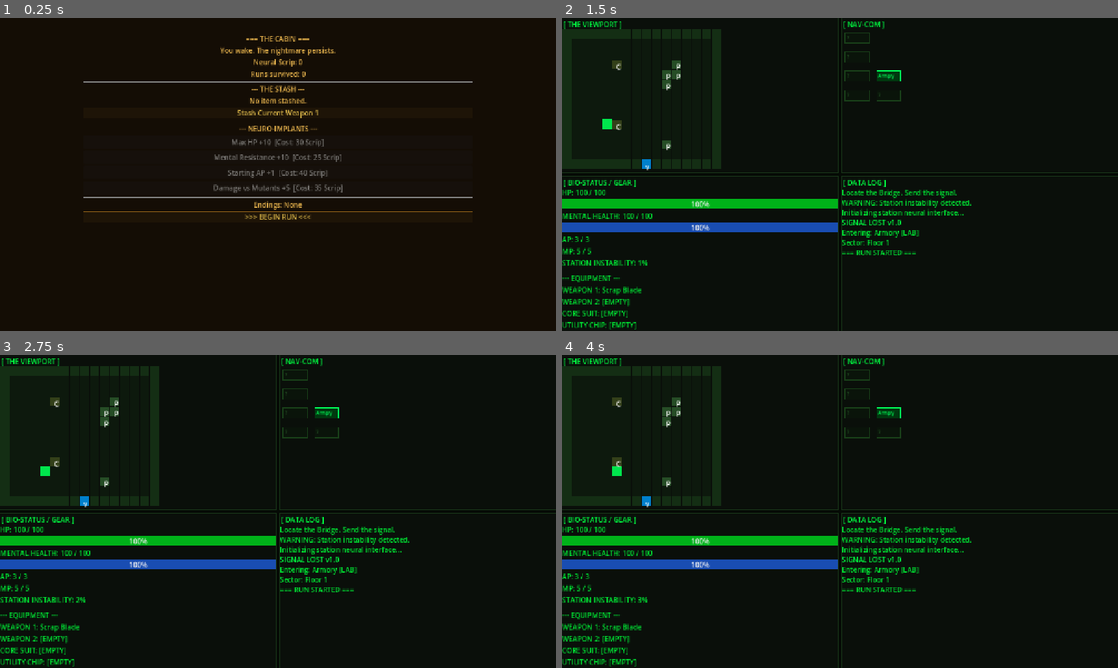
Above: before the commit, frames 1-4 (two rows, left to right).
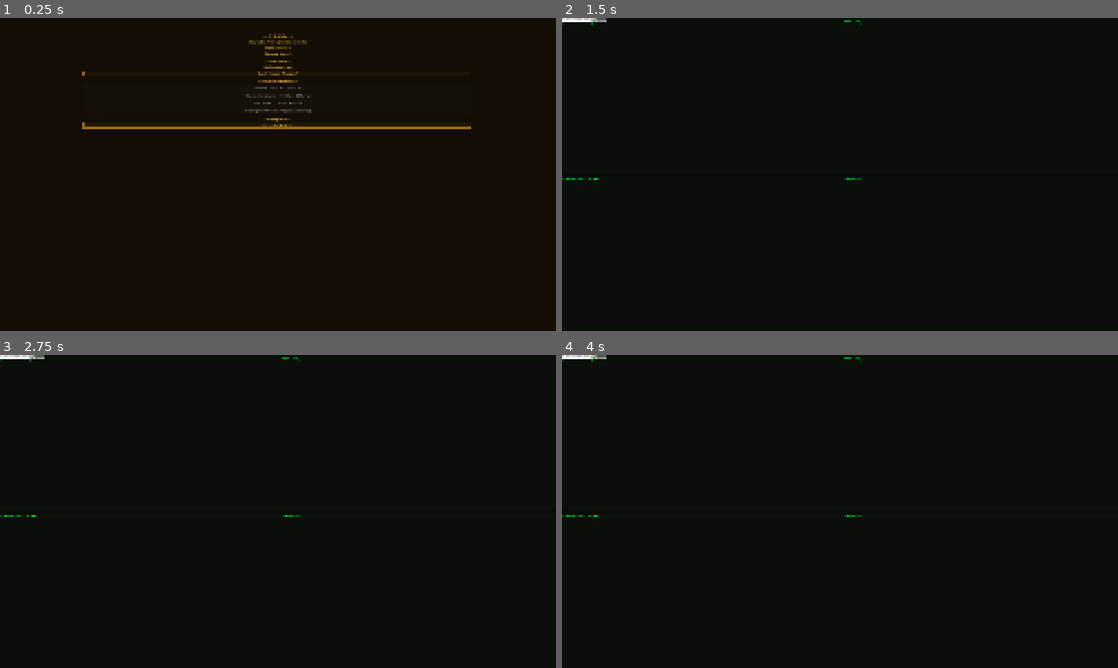
Above: after the commit, the same moments.

Repository: Napo2k/godot-mcp-test
Game: Godot game, scene res://scenes/hub.tscn
Same seed, same stepped clock (60 frames per second), same inputs: the game is played once before the commit and once after it.
Inputs:
- Up to frame 1 (0.25 s): no input
- Up to frame 2 (1.5 s): click ">>> BEGIN RUN <<<" at 0.5 s; tap Enter at 1.25 s; hold D (move_right) from 1.28 s (still down); hold F (attack) from 1.28 s (still down)
- Up to frame 3 (2.75 s): tap Space (end_turn) at 2, 2.1 s; release D (move_right) at 2.03 s; release F (attack) at 2.03 s; hold S (move_down) from 2.03 s (still down)
- Up to frame 4 (4 s): tap Enter at 2.75 s; release S (move_down) at 2.78 s; hold D (move_right) 2.78-3.53 s; hold E (interact) 2.78-3.53 s; tap Space (end_turn) at 3.5 s; hold W (move_up) from 3.53 s (still down); tap G (use_item) at 3.6 s

The runs differ from the first frame. In frame 1, 3.9% of the frame differs, in the area x 14-85%, y 4-65%; in frame 2, 11%, in the area x 0-100%, y 0-100%; in frame 3, 11%; in frame 4, 11%.
Error after the commit: Attempt to call function 'get_children' in base 'null instance' on a null instance. (res://scripts/main.gd:75)

Commit message:
fix: increase window resolution to 2560x1440

Diff:
--- a/project.godot
+++ b/project.godot
@@ -11,9 +11,9 @@
 [application]
 
 config/name="SIGNAL LOST"
+run/main_scene="res://scenes/hub.tscn"
 config/features=PackedStringArray("4.6", "Forward Plus")
 config/icon="res://icon.svg"
-run/main_scene="res://scenes/hub.tscn"
 
 [autoload]
 
@@ -26,11 +26,9 @@
 
 [display]
 
-window/size/viewport_width=1280
-window/size/viewport_height=720
-window/size/resizable=false
+window/size/viewport_width=2560
+window/size/viewport_height=1440
 window/stretch/mode="canvas_items"
-window/stretch/aspect="keep"
 
 [input]
 
--- a/scenes/main.tscn
+++ b/scenes/main.tscn
@@ -1,36 +1,32 @@
-[gd_scene load_steps=2 format=3 uid="uid://slmain001"]
+[gd_scene load_steps=2 format=3]
 
 [ext_resource type="Script" path="res://scripts/main.gd" id="1_main"]
 
 [node name="Main" type="Control"]
+script = ExtResource("1_main")
 layout_mode = 3
 anchors_preset = 15
 anchor_right = 1.0
 anchor_bottom = 1.0
 grow_horizontal = 2
 grow_vertical = 2
-script = ExtResource("1_main")
-
 [node name="Background" type="ColorRect" parent="."]
 layout_mode = 1
 anchors_preset = 15
 anchor_right = 1.0
 anchor_bottom = 1.0
 color = Color(0.02, 0.04, 0.02, 1)
-
 [node name="PaneGrid" type="GridContainer" parent="."]
 layout_mode = 1
 anchors_preset = 15
 anchor_right = 1.0
 anchor_bottom = 1.0
 columns = 2
-
 [node name="PaneA" type="Panel" parent="PaneGrid"]
 layout_mode = 2
 size_flags_horizontal = 3
 size_flags_vertical = 3
-custom_minimum_size = Vector2(640, 360)
-
+custom_minimum_size = Vector2(960, 480)
 [node name="PaneATitle" type="Label" parent="PaneGrid/PaneA"]
 layout_mode = 0
 offset_left = 5.0
@@ -38,21 +34,17 @@
 offset_right = 635.0
 offset_bottom = 25.0
 text = "[ THE VIEWPORT ]"
-
-[node name="PaneAContent" type="Control" parent="PaneGrid/PaneA"]
-name = "PaneAContent"
+[node name="Node" type="Control" parent="PaneGrid/PaneA"]
 layout_mode = 0
 offset_left = 2.0
 offset_top = 28.0
 offset_right = 638.0
 offset_bottom = 358.0
-
 [node name="PaneB" type="Panel" parent="PaneGrid"]
 layout_mode = 2
 size_flags_horizontal = 3
 size_flags_vertical = 3
-custom_minimum_size = Vector2(640, 360)
-
+custom_minimum_size = Vector2(960, 480)
 [node name="PaneBTitle" type="Label" parent="PaneGrid/PaneB"]
 layout_mode = 0
 offset_left = 5.0
@@ -60,21 +52,17 @@
 offset_right = 635.0
 offset_bottom = 25.0
 text = "[ NAV-COM ]"
-
-[node name="PaneBContent" type="Control" parent="PaneGrid/PaneB"]
-name = "PaneBContent"
+[node name="Node" type="Control" parent="PaneGrid/PaneB"]
 layout_mode = 0
 offset_left = 2.0
 offset_top = 28.0
 offset_right = 638.0
 offset_bottom = 358.0
-
 [node name="PaneC" type="Panel" parent="PaneGrid"]
 layout_mode = 2
 size_flags_horizontal = 3
 size_flags_vertical = 3
-custom_minimum_size = Vector2(640, 360)
-
+custom_minimum_size = Vector2(960, 480)
 [node name="PaneCTitle" type="Label" parent="PaneGrid/PaneC"]
 layout_mode = 0
 offset_left = 5.0
@@ -82,80 +70,62 @@
 offset_right = 635.0
 offset_bottom = 25.0
 text = "[ BIO-STATUS / GEAR ]"
-
-[node name="PaneCContent" type="Control" parent="PaneGrid/PaneC"]
-name = "PaneCContent"
+[node name="Node" type="Control" parent="PaneGrid/PaneC"]
 layout_mode = 0
 offset_left = 2.0
 offset_top = 28.0
 offset_right = 638.0
 offset_bottom = 358.0
-
 [node name="StatusVBox" type="VBoxContainer" parent="PaneGrid/PaneC/PaneCContent"]
 layout_mode = 1
 anchors_preset = 15
 anchor_right = 1.0
 anchor_bottom = 1.0
-
 [node name="HPLabel" type="Label" parent="PaneGrid/PaneC/PaneCContent/StatusVBox"]
 layout_mode = 2
 text = "HP: 100 / 100"
-
 [node name="HPBar" type="ProgressBar" parent="PaneGrid/PaneC/PaneCContent/StatusVBox"]
 layout_mode = 2
 custom_minimum_size = Vector2(0, 14)
 value = 100.0
-
 [node name="SanityLabel" type="Label" parent="PaneGrid/PaneC/PaneCContent/StatusVBox"]
 layout_mode = 2
 text = "MENTAL HEALTH: 100 / 100"
-
 [node name="SanityBar" type="ProgressBar" parent="PaneGrid/PaneC/PaneCContent/StatusVBox"]
 layout_mode = 2
 custom_minimum_size = Vector2(0, 14)
 value = 100.0
-
 [node name="APLabel" type="Label" parent="PaneGrid/PaneC/PaneCContent/StatusVBox"]
 layout_mode = 2
 text = "AP: 3 / 3"
-
 [node name="MPLabel" type="Label" parent="PaneGrid/PaneC/PaneCContent/StatusVBox"]
 layout_mode = 2
 text = "MP: 5 / 5"
-
 [node name="MiasmaLabel" type="Label" parent="PaneGrid/PaneC/PaneCContent/StatusVBox"]
 layout_mode = 2
 text = "STATION INSTABILITY: 0%"
-
 [node name="Separator1" type="HSeparator" parent="PaneGrid/PaneC/PaneCContent/StatusVBox"]
 layout_mode = 2
-
 [node name="GearLabel" type="Label" parent="PaneGrid/PaneC/PaneCContent/StatusVBox"]
 layout_mode = 2
 text = "--- EQUIPMENT ---"
-
 [node name="Weapon1Label" type="Label" parent="PaneGrid/PaneC/PaneCContent/StatusVBox"]
 layout_mode = 2
 text = "WEAPON 1: [EMPTY]"
-
 [node name="Weapon2Label" type="Label" parent="PaneGrid/PaneC/PaneCContent/StatusVBox"]
 layout_mode = 2
 text = "WEAPON 2: [EMPTY]"
-
 [node name="SuitLabel" type="Label" parent="PaneGrid/PaneC/PaneCContent/StatusVBox"]
 layout_mode = 2
 text = "CORE SUIT: [EMPTY]"
-
 [node name="ChipLabel" type="Label" parent="PaneGrid/PaneC/PaneCContent/StatusVBox"]
 layout_mode = 2
 text = "UTILITY CHIP: [EMPTY]"
-
 [node name="PaneD" type="Panel" parent="PaneGrid"]
 layout_mode = 2
 size_flags_horizontal = 3
 size_flags_vertical = 3
-custom_minimum_size = Vector2(640, 360)
-
+custom_minimum_size = Vector2(960, 480)
 [node name="PaneDTitle" type="Label" parent="PaneGrid/PaneD"]
 layout_mode = 0
 offset_left = 5.0
@@ -163,34 +133,28 @@
 offset_right = 635.0
 offset_bottom = 25.0
 text = "[ DATA LOG ]"
-
-[node name="PaneDContent" type="Control" parent="PaneGrid/PaneD"]
-name = "PaneDContent"
+[node name="Node" type="Control" parent="PaneGrid/PaneD"]
 layout_mode = 0
 offset_left = 2.0
 offset_top = 28.0
 offset_right = 638.0
 offset_bottom = 358.0
-
 [node name="DataLogScroll" type="ScrollContainer" parent="PaneGrid/PaneD/PaneDContent"]
 layout_mode = 1
 anchors_preset = 15
 anchor_right = 1.0
 anchor_bottom = 1.0
-
 [node name="DataLogText" type="RichTextLabel" parent="PaneGrid/PaneD/PaneDContent/DataLogScroll"]
 layout_mode = 2
 size_flags_horizontal = 3
 bbcode_enabled = true
 scroll_following = true
 fit_content = true
-
 [node name="CRTOverlay" type="CanvasLayer" parent="."]
 layer = 10
-
 [node name="CRTRect" type="ColorRect" parent="CRTOverlay"]
 layout_mode = 0
-offset_right = 1280.0
-offset_bottom = 720.0
+offset_right = 2560.0
+offset_bottom = 1440.0
 color = Color(0, 0, 0, 0)
 material = null
